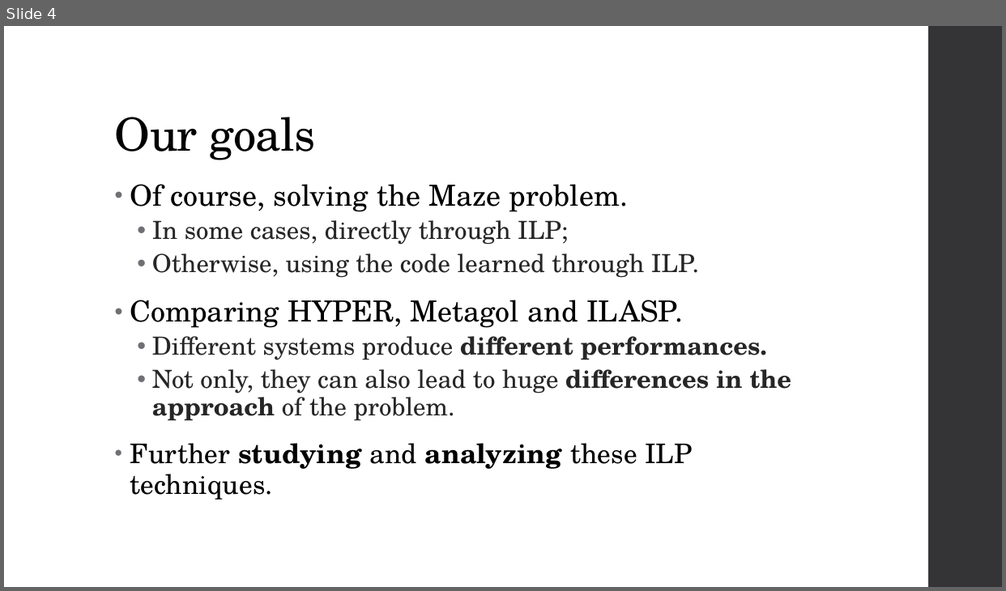
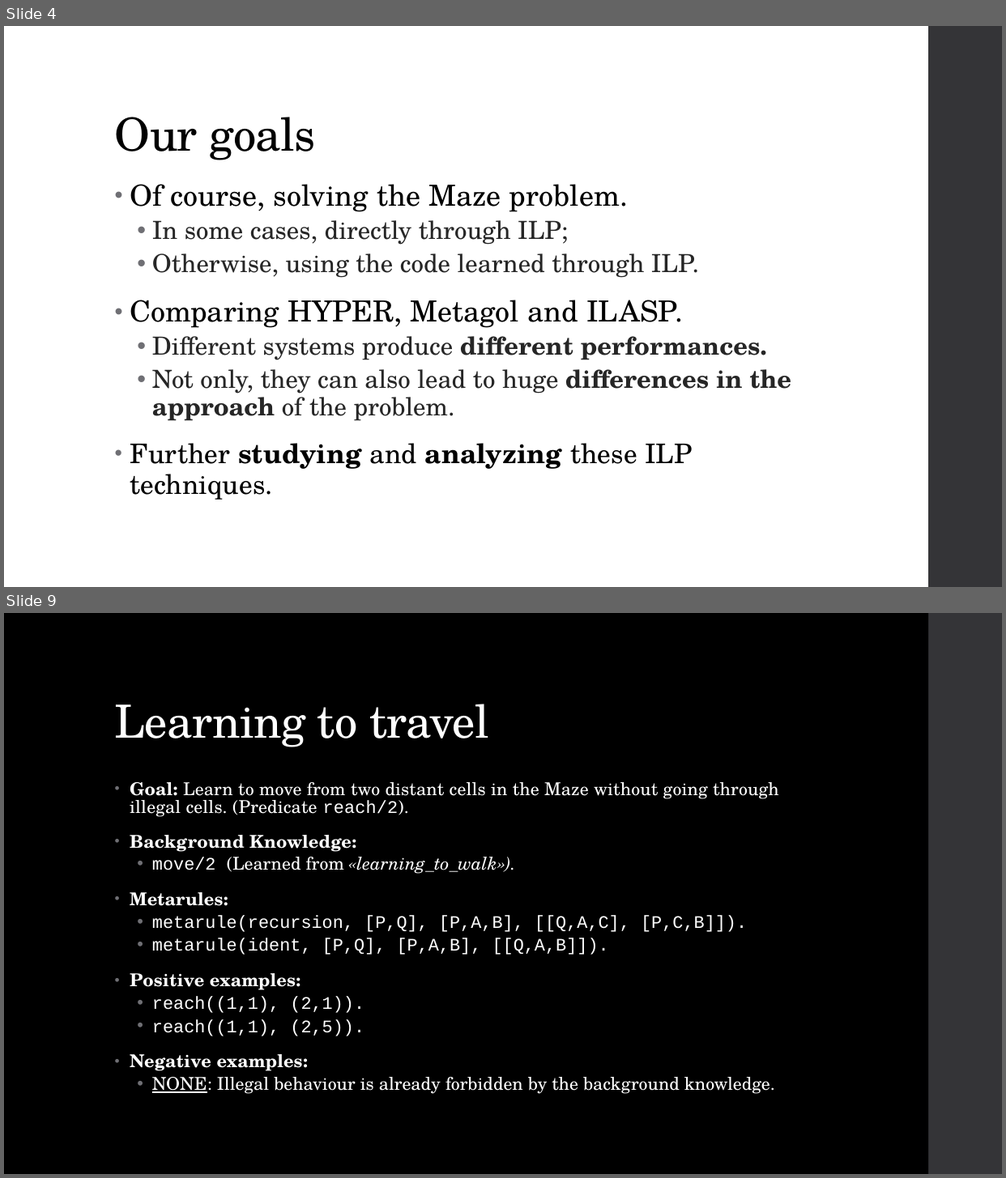
Before and after one commit to Alex-Dell1/ATAI_Maze_Project, a slide deck: ATAI_Presentation.pptx. Shown one above the other, each under a label of ours: slide 4 before the commit, slides 4 and 9 after it; the slides between them are not shown. The pictures are 1006x591 and 1006x1178 pixels, drawn with LibreOffice and Linux fonts; fonts in the diff are those of the drawing; background and template pictures are left out; a plain dark background stands for a picture behind light text. Boxes give left, top, right and bottom in pixels: in the first picture for what was removed or moved away, otherwise in the second. Text is boxed around its words. In the diff, an @@ line names an element or a change of style, - is before the commit and + after.

```diff
--- a/ATAI_Presentation.pptx
+++ b/ATAI_Presentation.pptx
@@ slide 9 added at bbox=[4, 613, 1002, 1174], background picture (left out); not listed: 1 template element that a slide beside it also shows @@
@@ rectangle added at bbox=[4, 613, 928, 1174], fill #000000 @@
@@ title added at bbox=[115, 704, 489, 747], 44 pt, text #FFFFFF @@
+Learning to travel
@@ text added at bbox=[130, 782, 779, 1094], 17 pt, text #FFFFFF @@
+• Goal: Learn to move from two distant cells in the Maze without going through illegal cells. (Predicate reach/2).
+• Background Knowledge:
+  • move/2 (Learned from «learning_to_walk»).
+• Metarules:
+  • metarule(recursion, [P,Q], [P,A,B], [[Q,A,C], [P,C,B]]).
+  • metarule(ident, [P,Q], [P,A,B], [[Q,A,B]]).
+• Positive examples:
+  • reach((1,1), (2,1)).
+  • reach((1,1), (2,5)).
+• Negative examples:
+  • NONE: Illegal behaviour is already forbidden by the background knowledge.
```
Also in this commit, not shown: 6 other slides added.
